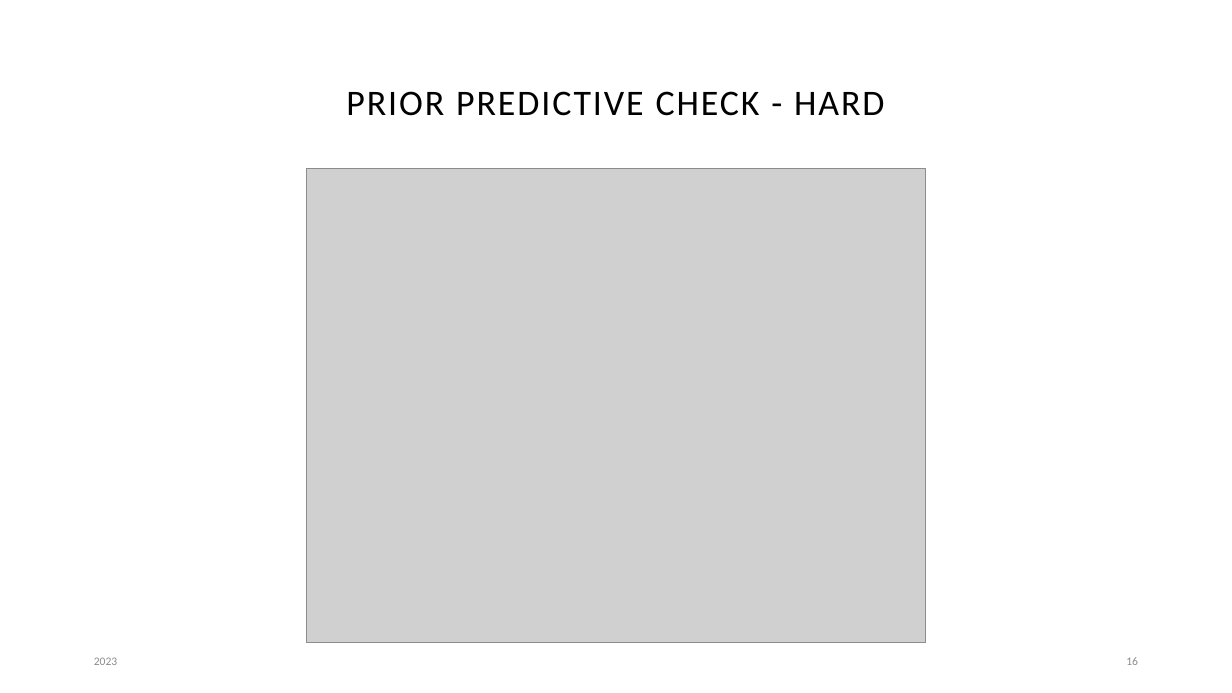
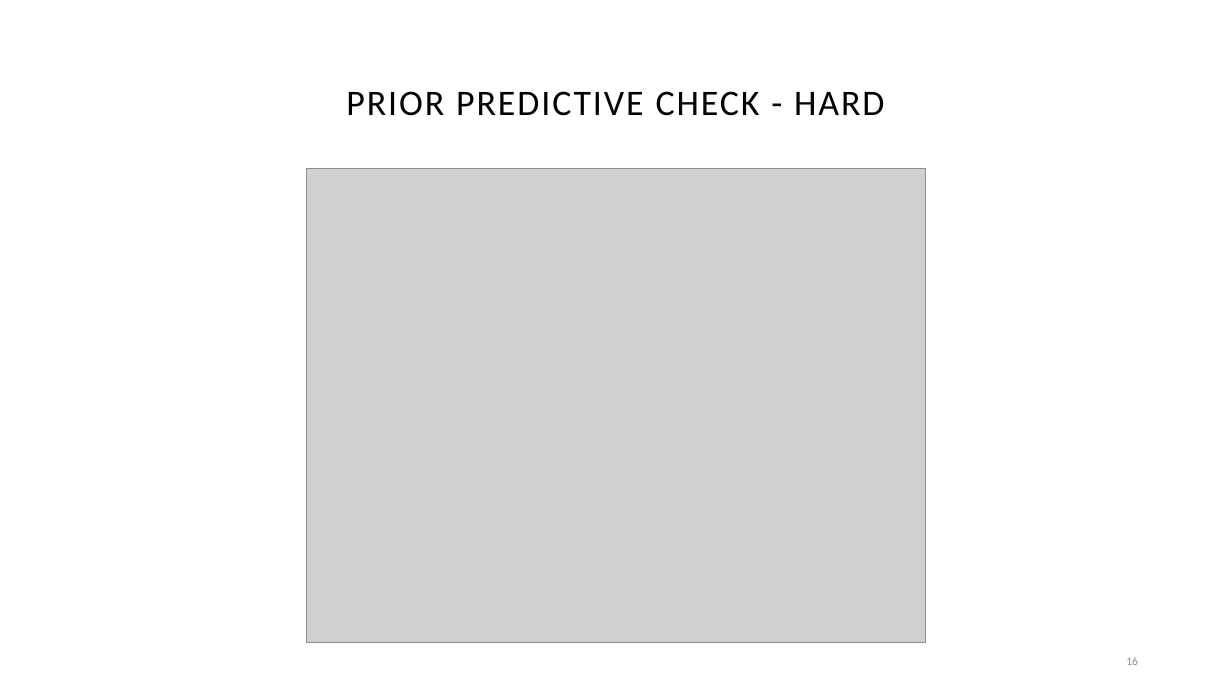
Before and after one commit to Saucedo98/examine-ez-diffusion, a slide deck: slide 16 of ezDiffusion.pptx. Drawn at 1232x693 pixels with LibreOffice and Linux fonts; fonts in the diff are those of the drawing; grey boxes stand for pictures. Boxes give left, top, right and bottom in pixels: in the first picture for what was removed or moved away, otherwise in the second. Text is boxed around its words. In the diff, an @@ line names an element or a change of style, - is before the commit and + after.

```diff
--- a/ezDiffusion.pptx
+++ b/ezDiffusion.pptx
@@ text removed at <box>94,657,117,665</box> @@
-2023
```
Also in this commit, not shown: 19 other slides changed, 20 other files.
